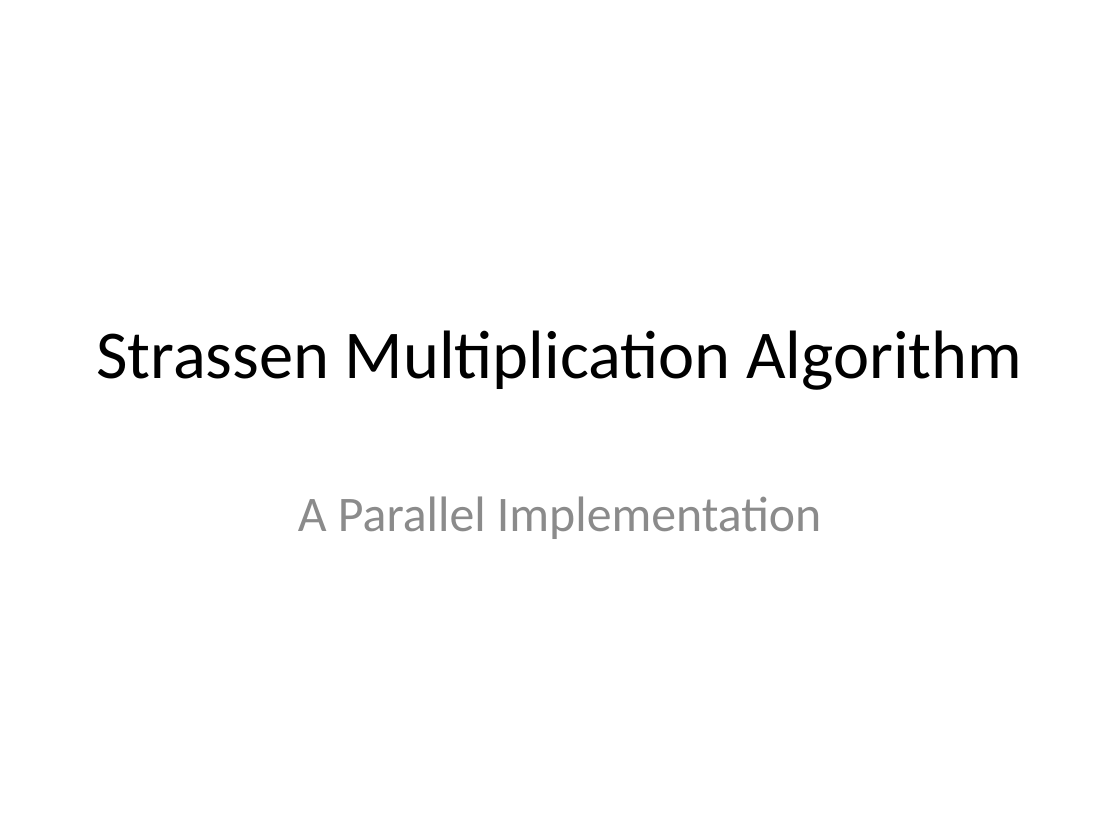
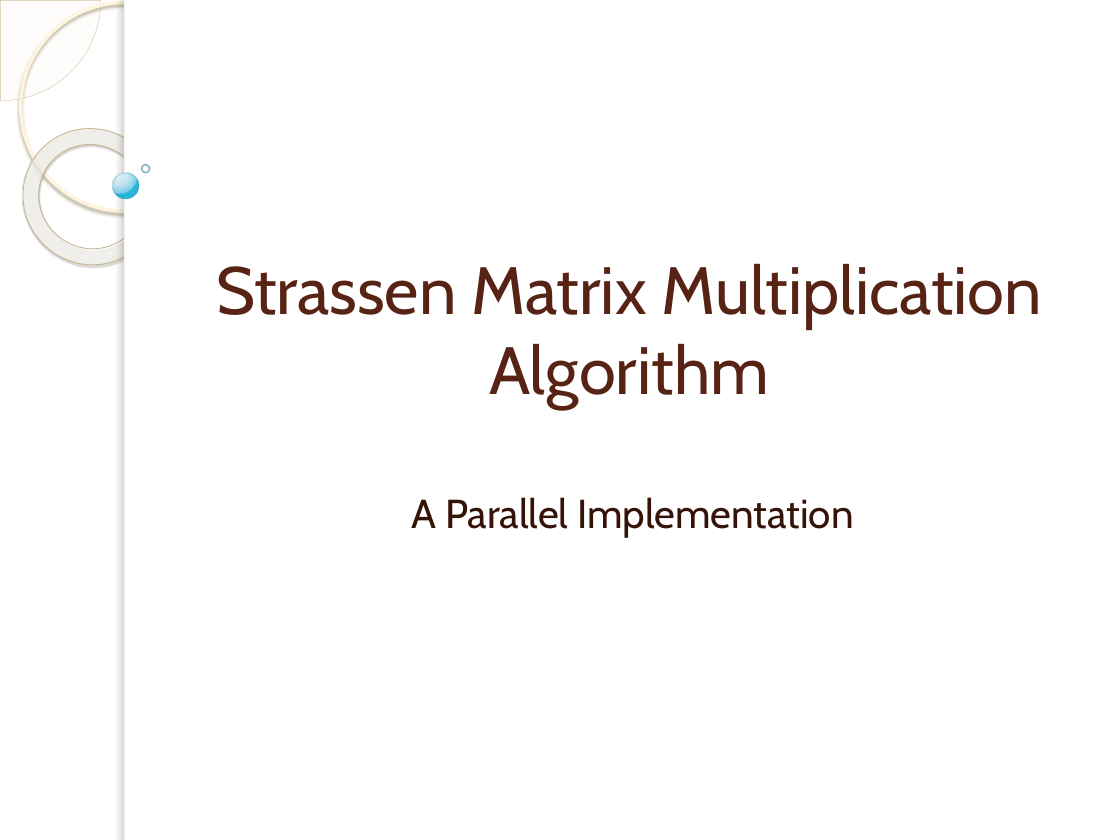
Before and after one commit to pruthvishetty/strassen, a slide deck: slide 1 of Strassen Multiplication Algorithm.pptx. Drawn at 1120x840 pixels with LibreOffice and Linux fonts; fonts in the diff are those of the drawing; background and template pictures are left out. Boxes give left, top, right and bottom in pixels: in the first picture for what was removed or moved away, otherwise in the second. Text is boxed around its words. In the diff, an @@ line names an element or a change of style, - is before the commit and + after.

```diff
--- a/Strassen Multiplication Algorithm.pptx
+++ b/Strassen Multiplication Algorithm.pptx
@@ pie slice (boxed as its full ellipse) added at (x1=0, y1=0, x2=101, y2=101), fill #FEFAF4 at 33% opacity, outline #D3C39F 0.25 pt @@
@@ ellipse added at (x1=20, y1=2, x2=228, y2=211), outline #FFF5DE 2.15 pt @@
@@ rectangle added at (x1=124, y1=0, x2=1120, y2=840), fill #FFFFFF @@
@@ rectangle added at (x1=124, y1=0, x2=133, y2=840), fill #FFFFFF @@
@@ donut added at (x1=0, y1=101, x2=187, y2=292), fill gradient #FFFCF6 to #FFFEFB to #F0D28E, outline #C7B893 0.58 pt @@
@@ ellipse added at (x1=113, y1=174, x2=139, y2=199), fill gradient #DAF4FF to #C3E3F0 to #6BC7E8 to #00ABD5, outline #308EA5 0.16 pt @@
@@ ellipse added at (x1=142, y1=165, x2=150, y2=172), outline #318093 1 pt @@
@@ title "Strassen Matrix Multiplication Algorithm" at (x1=216, y1=264, x2=1042, y2=409): vertical alignment middle to bottom @@
@@ title at (x1=216, y1=264, x2=1042, y2=409): text changed; size 44 to 43 pt; font Calibri to Cabin; text colour #000000 to #572314 @@
-Strassen Multiplication Algorithm
+Strassen Matrix Multiplication Algorithm
@@ subtitle "A Parallel Implementation" moved from (x1=298, y1=496, x2=821, y2=539) to (x1=411, y1=497, x2=853, y2=537) @@
@@ subtitle "A Parallel Implementation" at (x1=411, y1=497, x2=853, y2=537): size 32 to 26 pt, font Calibri to Cabin, text colour #8C8C8C to #361309; indent changed @@
```
Also in this commit, not shown: 6 other slides changed, 4 slides added, 1 slide removed, 2 other files.
